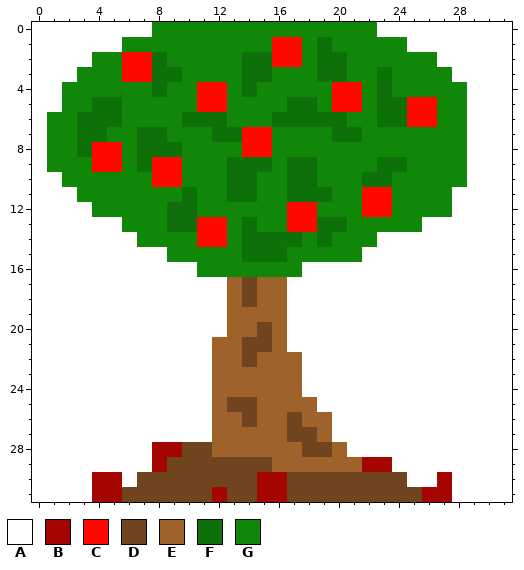
One commit to this pixel-art sprite: assets/Pommier.png. Above, as it was before the edit.
The file is 32x32 pixels.
Palette (. is transparent): A #ffffff  B #a50500  C #ff0800  D #70441e  E #9e622a  F #0e7008  G #11870a
Pixels before, first column x 0:
 0 AAAAAAAAGGGGGGGGGGGGGGGAAAAAAAAA
 1 AAAAAAGGGGGGGGGGCCGFGGGGGAAAAAAA
 2 AAAAGGCCFGGGGGFFCCGFFGGGGGGAAAAA
 3 AAAGGGCCFFGGGGFFGGGFFGGFGGGGAAAA
 4 AAGGGGGGFGGCCGFGGGGGCCGFGGGGGAAA
 5 AAGGFFGGGGGCCGGGGFFGCCGFFCCGGAAA
 6 AGGFFFGGGGFFFGGGFFFFFGGFFCCGGAAA
 7 AGGFFGGFFGGGFFCCGGGGFFGGGGGGGAAA
 8 AGGFCCGFFFGGGGCCGGGGGGGGGGGGGAAA
 9 AGGGCCGFCCGGGFFFGFFGGGGFFGGGGAAA
10 AAGGGGGGCCGGGFFGGFFGGGFFGGGGGAAA
11 AAAGGGGGGGFGGFFGGFFFGGCCGGGGAAAA
12 AAAAGGGGGFFGGGGGGCCGGGCCGGGGAAAA
13 AAAAAAGGGFFCCGFGGCCFFGGGGGAAAAAA
14 AAAAAAAGGGGCCGFFFFGFGGGAAAAAAAAA
15 AAAAAAAAAGGGGGFFFGGGGGAAAAAAAAAA
16 AAAAAAAAAAAGGGGGGGAAAAAAAAAAAAAA
17 AAAAAAAAAAAAAEDEEAAAAAAAAAAAAAAA
18 AAAAAAAAAAAAAEDEEAAAAAAAAAAAAAAA
19 AAAAAAAAAAAAAEEEEAAAAAAAAAAAAAAA
20 AAAAAAAAAAAAAEEDEAAAAAAAAAAAAAAA
21 AAAAAAAAAAAAEEDDEAAAAAAAAAAAAAAA
22 AAAAAAAAAAAAEEDEEEAAAAAAAAAAAAAA
23 AAAAAAAAAAAAEEEEEEAAAAAAAAAAAAAA
24 AAAAAAAAAAAAEEEEEEAAAAAAAAAAAAAA
25 AAAAAAAAAAAAEDDEEEEAAAAAAAAAAAAA
26 AAAAAAAAAAAAEEDEEDEEAAAAAAAAAAAA
27 AAAAAAAAAAAAEEEEEDDEAAAAAAAAAAAA
28 AAAAAAAABBDDEEEEEEDDEAAAAAAAAAAA
29 AAAAAAAABDDDDDDDEEEEEEBBAAAAAAAA
30 AAAABBADDDDDDDDBBDDDDDDDDAABAAAA
31 AAAABBDDDDDDBDDBBDDDDDDDDDBBAAAA
Now the later version:
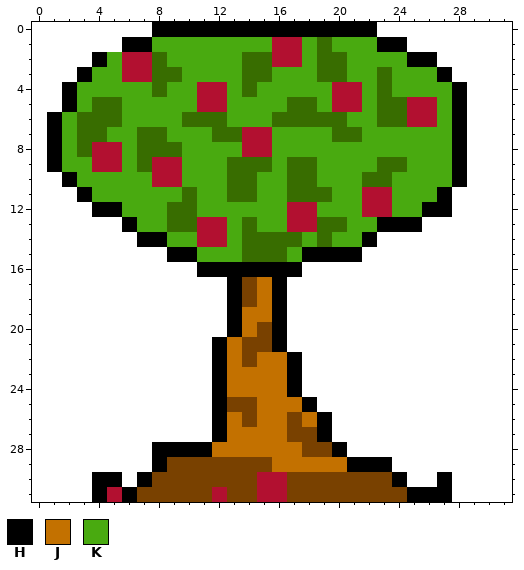
Colours new in this view: H #000000  J #c37100  K #49aa10
Changes in this commit:
colour C: #ff0800 -> #b21030
colour D: #70441e -> #794100
colour F: #0e7008 -> #386d00
Changed rows in their new state; - is a pixel that keeps its letter.
first column x 1:
 0 -------HHHHHHHHHHHHHHH------
 1 -----HHKKKKKKKK--K-KKKHH----
 2 ---HK---KKKKK----K--KKKKHH--
 3 --HKK----KKKK--KKK--KK-KKKH-
 4 -HKKKKK-KK--K-KKKKK--K-KKKKH
 5 -HK--KKKKK--KKKK--K--K----KH
 6 HK---KKKK---KKK-----KK----KH
 7 HK--KK--KKK----KKKK--KKKKKKH
 8 HK---K---KKKK--KKKKKKKKKKKKH
 9 HKK--K---KKK---K--KKKK--KKKH
10 -HKKKKK--KKK--KK--KKK--KKKKH
11 --HKKKKKK-KK--KK---KK--KKKH-
12 ---HHKKK--KKKKKK--KKK--KKHH-
13 -----HKK----K-KK----KKHHH---
14 ------HHKK--K----K-KKH------
15 --------HHKKK---KHHHH-------
16 ----------HHHHHHH-----------
17 ------------H-JH------------
18 ------------H-JH------------
19 ------------HJJH------------
20 ------------HJ-H------------
21 -----------HJ--H------------
22 -----------HJ-JJH-----------
23 -----------HJJJJH-----------
24 -----------HJJJJH-----------
25 -----------H--JJJH----------
26 -----------HJ-JJ-JH---------
27 -----------HJJJJ--H---------
28 -------HHHHJJJJJJ--H--------
29 -------H-------JJJJJHHH-----
30 ---HH-H-------CC-------H--H-
31 ---HCH-----C--CC--------HHH-
Changed places in both pictures, as pixel boxes (x1, y1, x2, y2):
changed: (47, 22, 467, 502)
